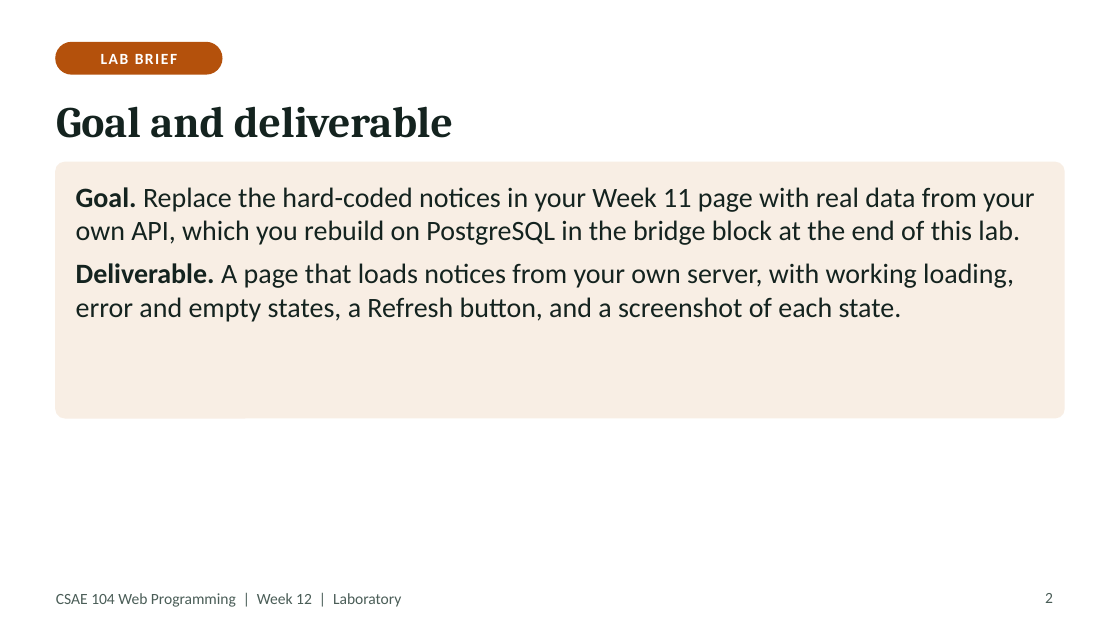
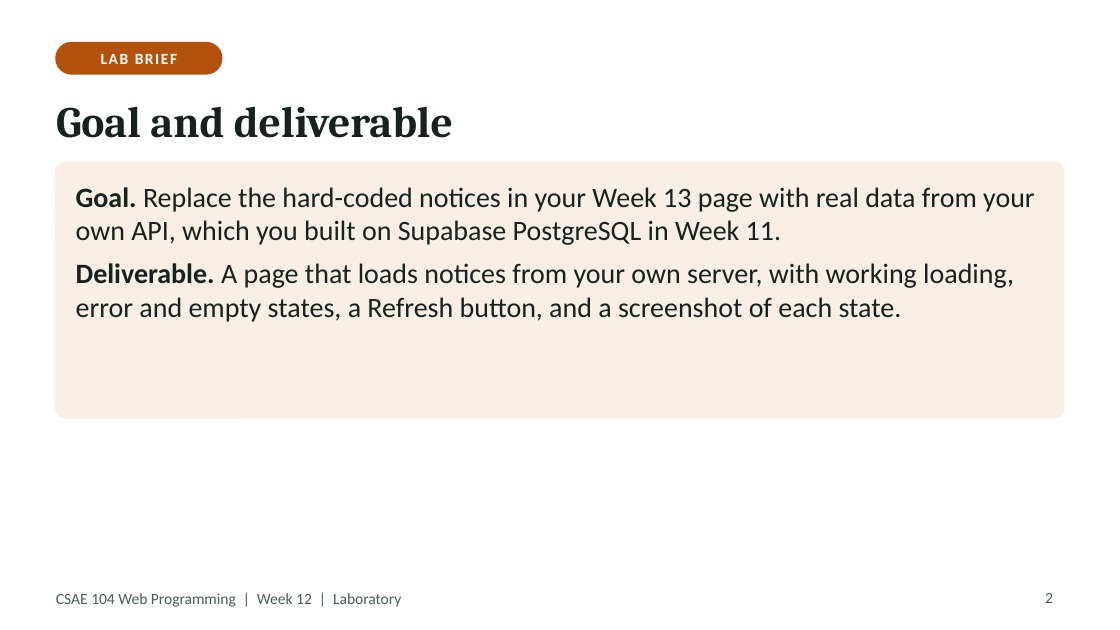
Before and after one commit to Haydzz9/sae104-site, a slide deck: slide 2 of downloads/laboratory/Week_14_Laboratory_React_effects_fetching_loading_and_error.pptx. Drawn at 1120x630 pixels with LibreOffice and Linux fonts; fonts in the diff are those of the drawing. Boxes give left, top, right and bottom in pixels: in the first picture for what was removed or moved away, otherwise in the second. Text is boxed around its words. In the diff, an @@ line names an element or a change of style, - is before the commit and + after.

```diff
--- a/downloads/laboratory/Week_14_Laboratory_React_effects_fetching_loading_and_error.pptx
+++ b/downloads/laboratory/Week_14_Laboratory_React_effects_fetching_loading_and_error.pptx
@@ text at bbox=[76, 187, 1035, 245]: text changed @@
-Goal. Replace the hard-coded notices in your Week 11 page with real data from your own API, which you rebuild on PostgreSQL in the bridge block at the end of this lab.
+Goal. Replace the hard-coded notices in your Week 13 page with real data from your own API, which you built on Supabase PostgreSQL in Week 11.
```
Also in this commit, not shown: 3 other slides changed, 7 slides removed, 21 other files.
